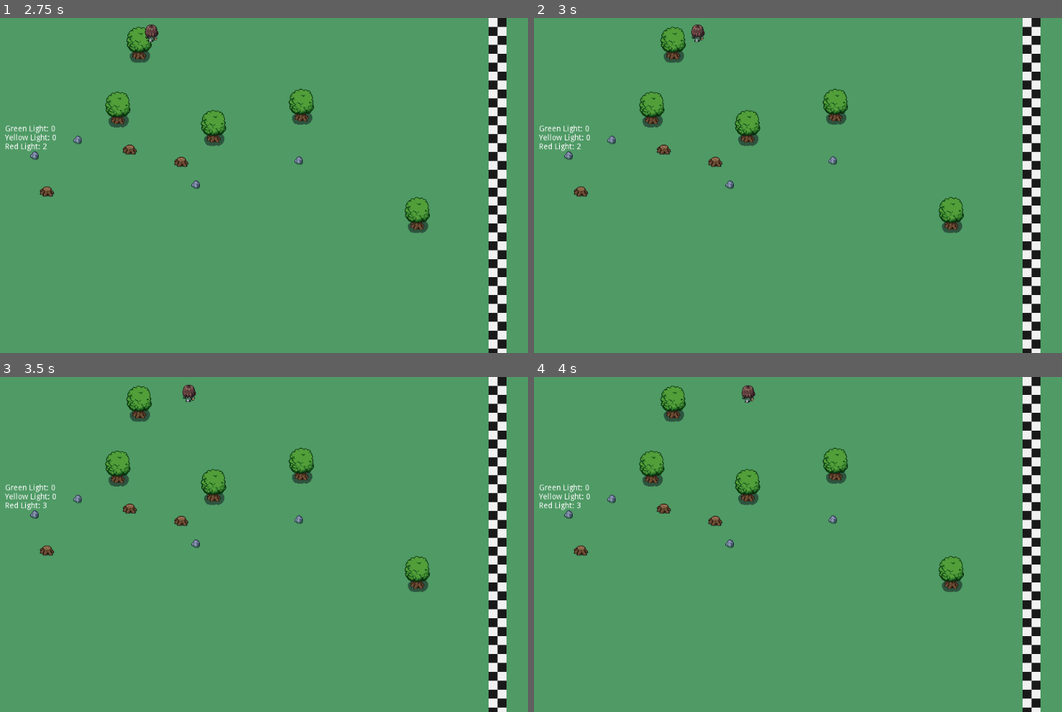
Above: before the commit, frames 1-4 (two rows, left to right).
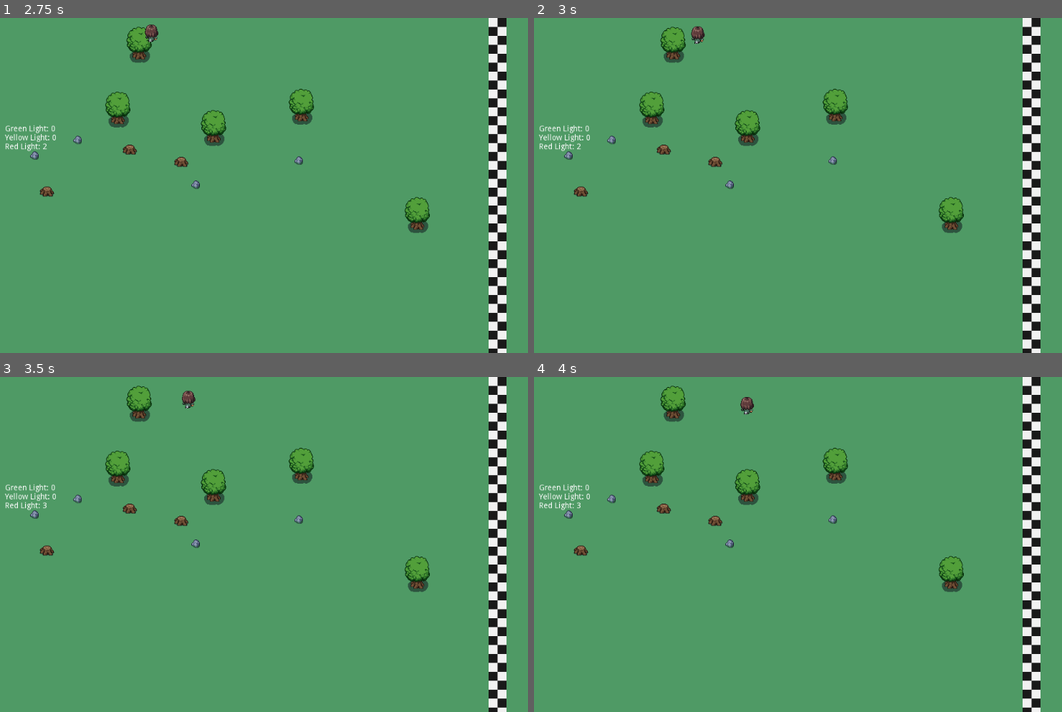
Above: after the commit, the same moments.

Repository: camilailges/round-4
Game: Godot game, scene res://scenes/Level1.tscn
Same seed, same stepped clock (60 frames per second), same inputs: the game is played once before the commit and once after it.
Inputs:
- Up to frame 1 (2.75 s): hold Right (ui_right) 0.53-1.28 s; hold Down (ui_down) 1.28-2.03 s; hold Right (ui_right) from 2.03 s (still down)
- Up to frame 2 (3 s): release Right (ui_right) at 2.78 s; hold Up (ui_up) from 2.78 s (still down)
- Up to frame 3 (3.5 s): keep holding Up (ui_up)
- Up to frame 4 (4 s): release Up (ui_up) at 3.53 s; hold Left (ui_left) from 3.53 s (still down)

Frame 1 is identical in both runs. In frame 2, less than 0.1% of the frame differs, in the area x 29-33%, y 1-8%; in frame 3, 0.1%; in frame 4, 0.2%, in the area x 39-42%, y 2-12%.

Commit message:
mapa todo navegal pelo Navigation 2D

Diff:
--- a/scenes/GirlBot.gd
+++ b/scenes/GirlBot.gd
@@ -76,7 +76,7 @@
 export(int) var speed = 90
 
 func _ready() -> void:
-	agent.set_target_location(Vector2(970, self.global_position.y))
+	agent.set_target_location(Vector2(970, 548))
 
 func _physics_process(delta: float) -> void:
 	var direction := global_position.direction_to(agent.get_next_location())
